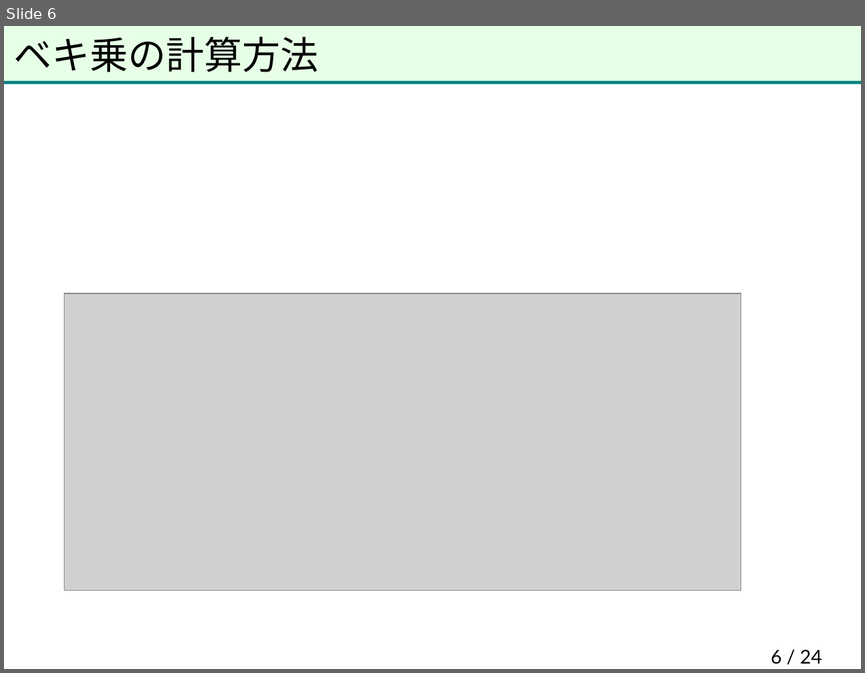
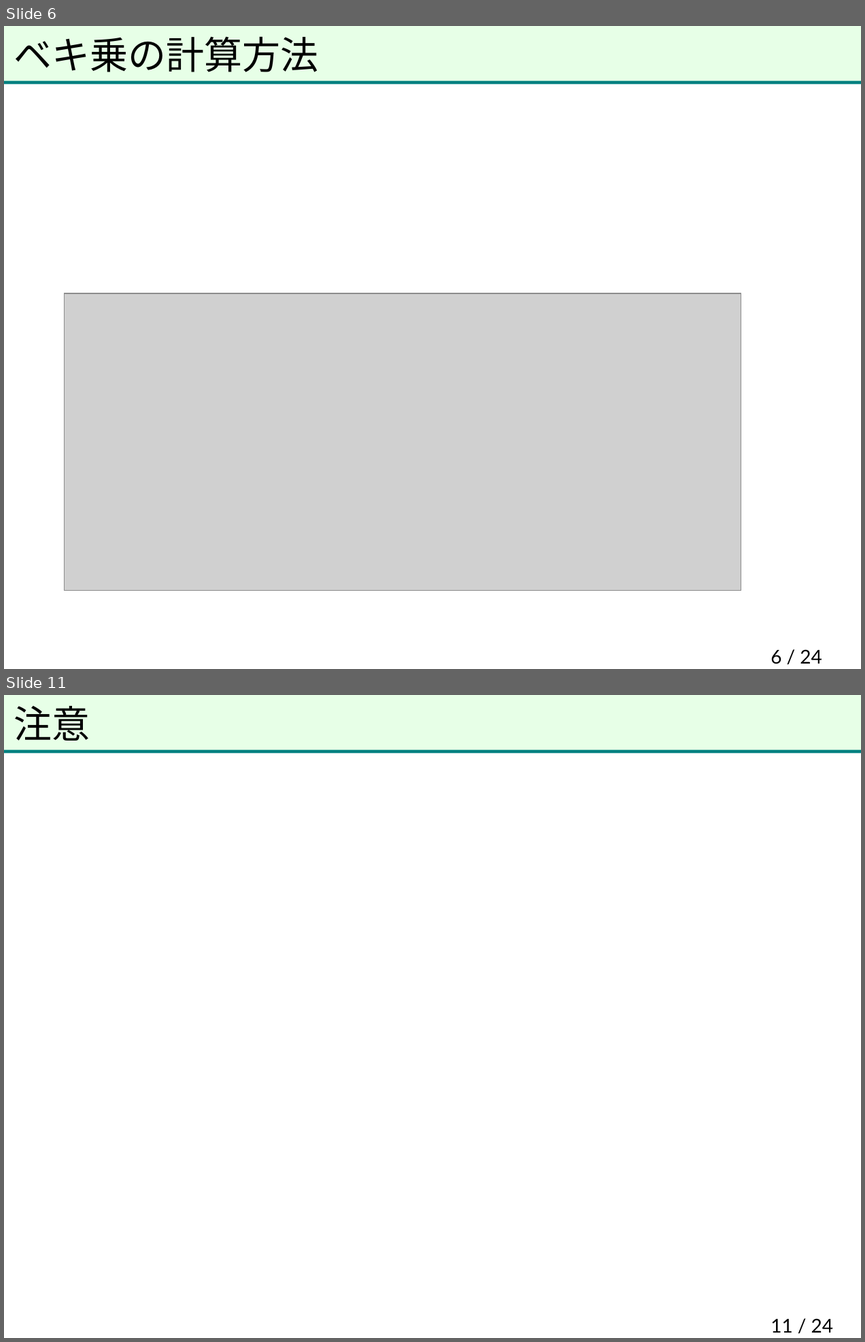
Before and after one commit to herumi/anninbon, a slide deck: lec/anninbon5.pptx. Shown one above the other, each under a label of ours: slide 6 before the commit, slides 6 and 11 after it; the slides between them are not shown. The pictures are 865x673 and 865x1342 pixels, drawn with LibreOffice and Linux fonts; fonts in the diff are those of the drawing; grey boxes stand for pictures; background and template pictures are left out. Boxes give left, top, right and bottom in pixels: in the first picture for what was removed or moved away, otherwise in the second. Text is boxed around its words. In the diff, an @@ line names an element or a change of style, - is before the commit and + after.

```diff
--- a/lec/anninbon5.pptx
+++ b/lec/anninbon5.pptx
@@ slide 11 added at (4,695,861,1338), background picture (left out); not listed: 2 template elements that a slide beside it also shows @@
@@ title added at (14,706,90,741), 32 pt, text #000000 @@
+注意
@@ page number added at (770,1318,833,1332), 16 pt, text #000000 @@
+11 / 24
```
Also in this commit, not shown: 1 slide changed, 3 other slides added.
